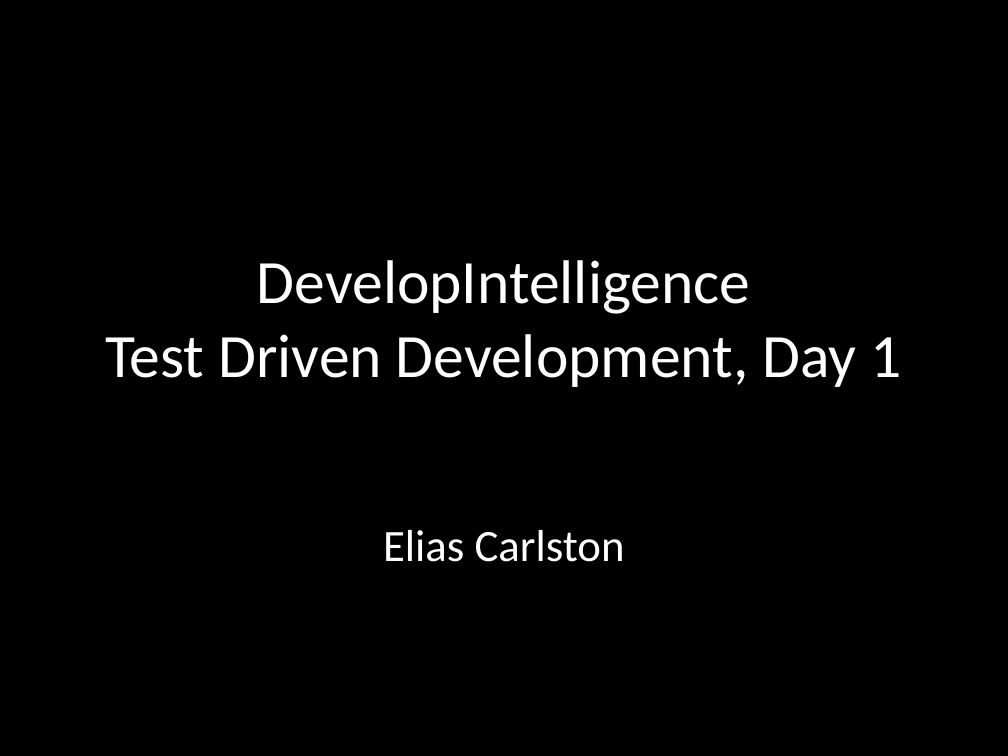
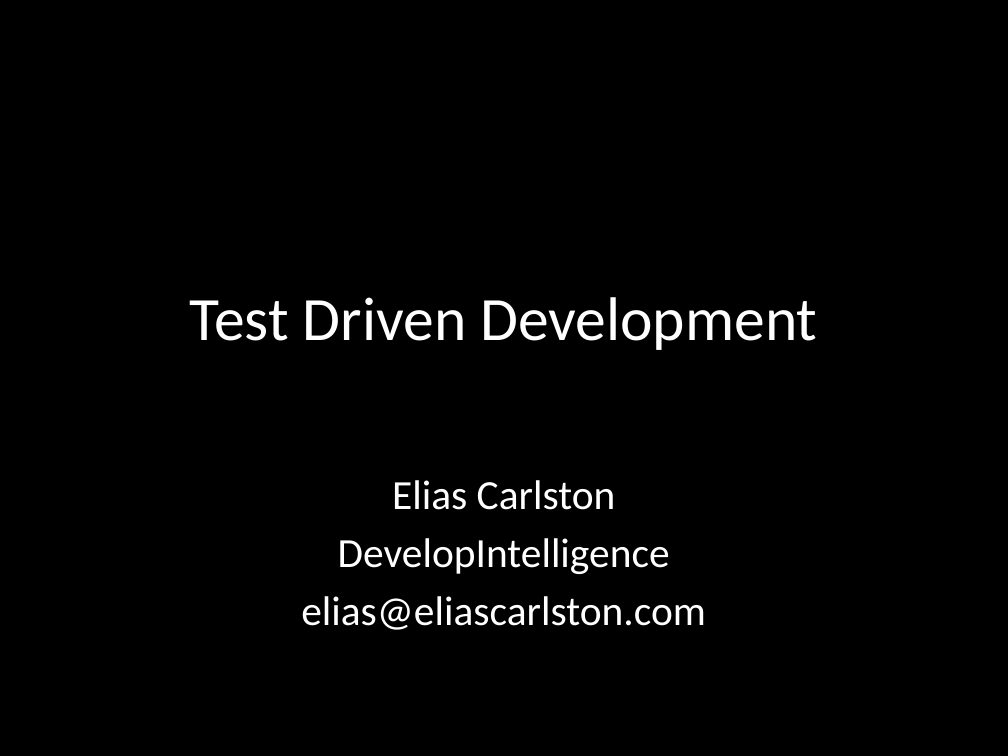
Before and after one commit to eliasjames/training-sqa, a slide deck: slide 1 of slides/TDD Day 1.pptx. Drawn at 1008x756 pixels with LibreOffice and Linux fonts; fonts in the diff are those of the drawing. Boxes give left, top, right and bottom in pixels: in the first picture for what was removed or moved away, otherwise in the second. Text is boxed around its words. In the diff, an @@ line names an element or a change of style, - is before the commit and + after.

```diff
--- a/slides/TDD Day 1.pptx
+++ b/slides/TDD Day 1.pptx
@@ title at bbox=[190, 297, 817, 350]: text changed @@
-DevelopIntelligence
-Test Driven Development, Day 1
+Test Driven Development
@@ subtitle "Elias Carlston": place and size @@
-subtitle "Elias Carlston" at bbox=[383, 530, 625, 562]
+subtitle "Elias Carlston" at bbox=[301, 480, 706, 630]
@@ subtitle at bbox=[392, 480, 616, 510]: size 32 to 29.6 pt in "Elias Carlston" @@
@@ subtitle at bbox=[301, 538, 706, 630]: paragraphs added @@
+DevelopIntelligence
+elias@eliascarlston.com
```
Also in this commit, not shown: 6 other slides changed, 21 slides added, 17 slides removed.
